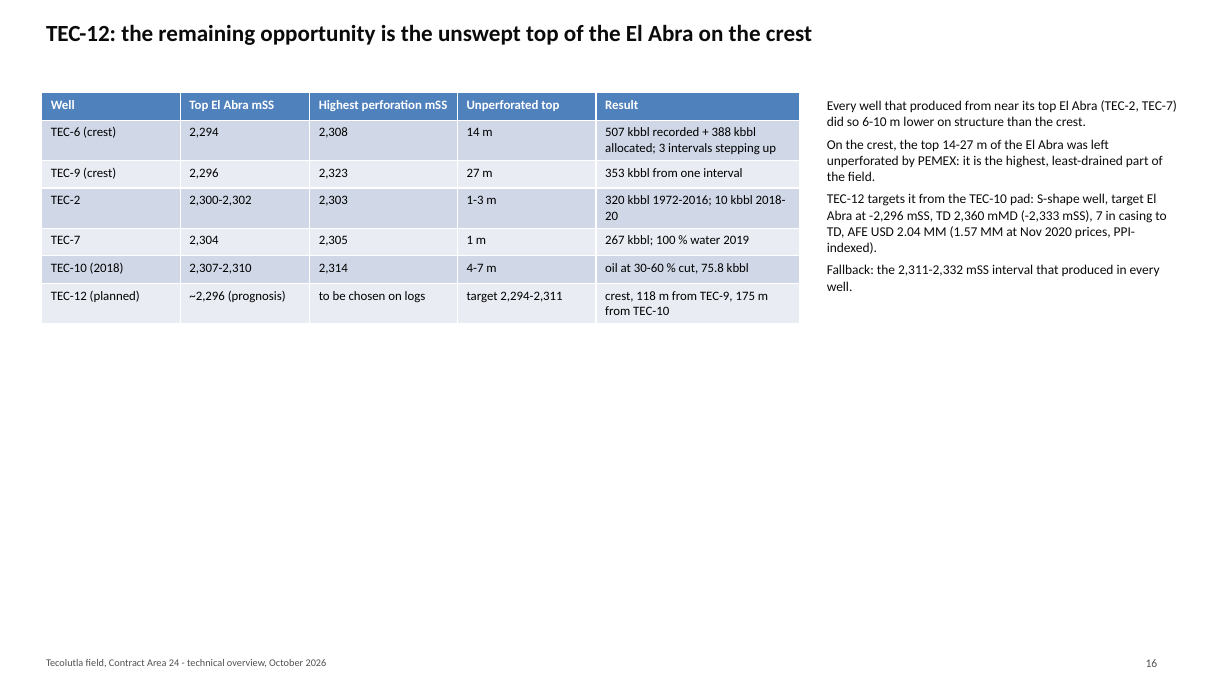
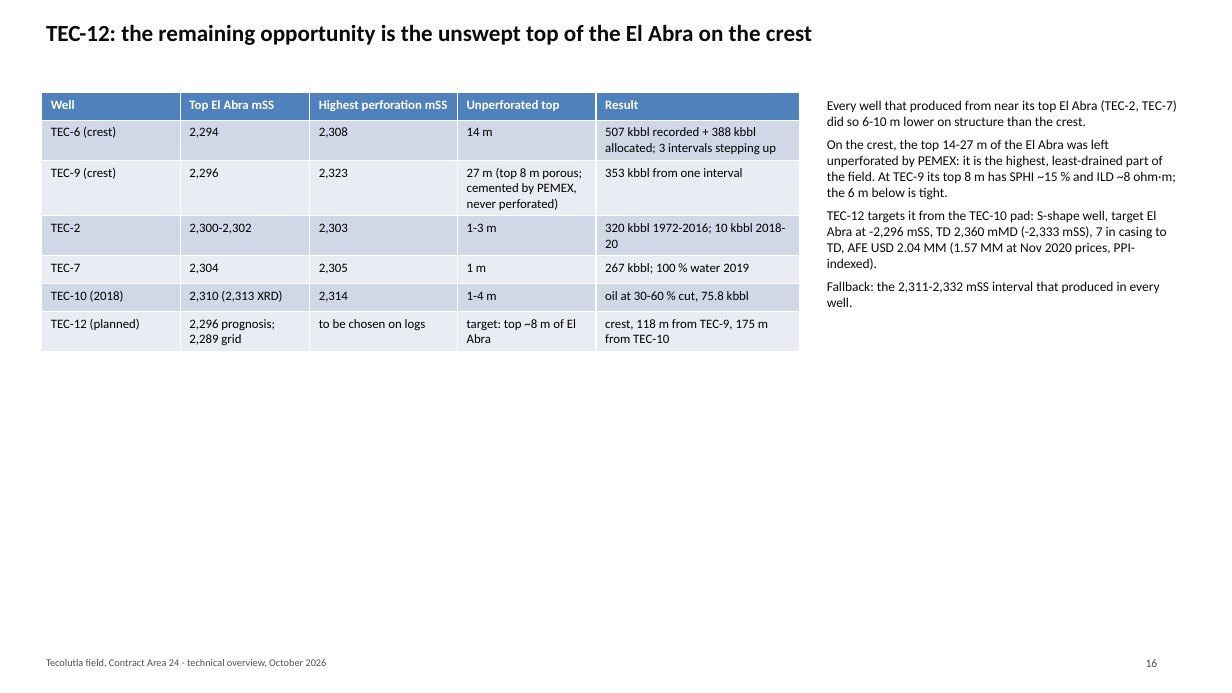
Before and after one commit to gunner1976/git_practice, a slide deck: slide 16 of docs/Tecolutla_Technical_Overview.pptx. Drawn at 1232x693 pixels with LibreOffice and Linux fonts; fonts in the diff are those of the drawing. Boxes give left, top, right and bottom in pixels: in the first picture for what was removed or moved away, otherwise in the second. Text is boxed around its words. In the diff, an @@ line names an element or a change of style, - is before the commit and + after.

```diff
--- a/docs/Tecolutla_Technical_Overview.pptx
+++ b/docs/Tecolutla_Technical_Overview.pptx
@@ table at [42,92,799,349] @@
-row 3, column 4: 27 m
+row 3, column 4: 27 m (top 8 m porous; cemented by PEMEX, never perforated)
-row 6, column 2: 2,307-2,310
+row 6, column 2: 2,310 (2,313 XRD)
-row 6, column 4: 4-7 m
+row 6, column 4: 1-4 m
-row 7, column 2: ~2,296 (prognosis)
+row 7, column 2: 2,296 prognosis; 2,289 grid
-row 7, column 4: target 2,294-2,311
+row 7, column 4: target: top ~8 m of El Abra
@@ text at [827,139,1175,200]: text changed @@
-On the crest, the top 14-27 m of the El Abra was left unperforated by PEMEX: it is the highest, least-drained part of the field.
+On the crest, the top 14-27 m of the El Abra was left unperforated by PEMEX: it is the highest, least-drained part of the field. At TEC-9 its top 8 m has SPHI ~15 % and ILD ~8 ohm·m; the 6 m below is tight.
```
Also in this commit, not shown: 17 other slides changed, 1 slide added, 2 other files.
